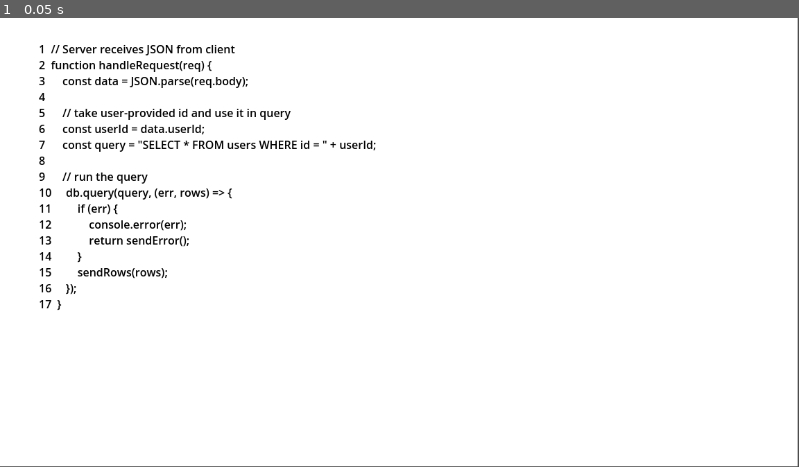
Above: before the commit, frame 1.
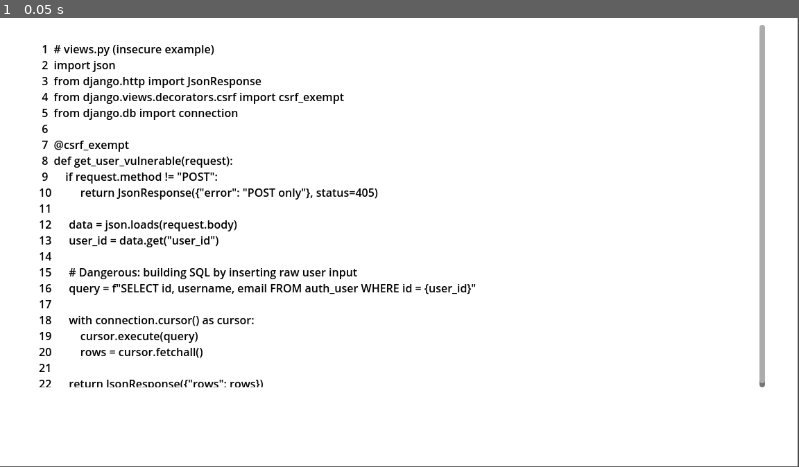
Above: after the commit, the same moment.

Repository: williamhassel/safecode_pt
Game: Godot game, scene res://node_2d.tscn
The game is run twice, just before and just after one commit, with the same random seed, the same clock (stepped at 60 frames per second) and the same inputs.
Inputs:
- Up to frame 1 (0.05 s): no input

The runs differ from the first frame. In frame 1, 6.2% of the frame differs, in the area x 4-96%, y 1-83%.

Commit message:
Fixed code display

Diff:
--- a/safecode/scripts/CodeDisplay.gd
+++ b/safecode/scripts/CodeDisplay.gd
@@ -3,23 +3,28 @@
 func _ready():
 	# Simple code snippet for now
 	var code_text = """
-1  // Server receives JSON from client
-2  function handleRequest(req) {
-3      const data = JSON.parse(req.body);
-4
-5      // take user-provided id and use it in query
-6      const userId = data.userId;
-7      const query = "SELECT * FROM users WHERE id = " + userId;
-8
-9      // run the query
-10     db.query(query, (err, rows) => {
-11         if (err) {
-12             console.error(err);
-13             return sendError();
-14         }
-15         sendRows(rows);
-16     });
-17  }
+ 1  # views.py (insecure example)
+ 2  import json
+ 3  from django.http import JsonResponse
+ 4  from django.views.decorators.csrf import csrf_exempt
+ 5  from django.db import connection
+ 6
+ 7  @csrf_exempt
+ 8  def get_user_vulnerable(request):
+ 9      if request.method != "POST":
+10          return JsonResponse({"error": "POST only"}, status=405)
+11
+12      data = json.loads(request.body)
+13      user_id = data.get("user_id")
+14
+15      # Dangerous: building SQL by inserting raw user input
+16      query = f"SELECT id, username, email FROM auth_user WHERE id = {user_id}"
+17
+18      with connection.cursor() as cursor:
+19          cursor.execute(query)
+20          rows = cursor.fetchall()
+21
+22      return JsonResponse({"rows": rows})
 """
 	# Format and style
 	self.bbcode_enabled = true
Not shown, changed: frontend/public/godot-build/index.html
Not shown, changed: frontend/public/godot-build/index.pck
Not shown, changed: frontend/src/GamePage.js
